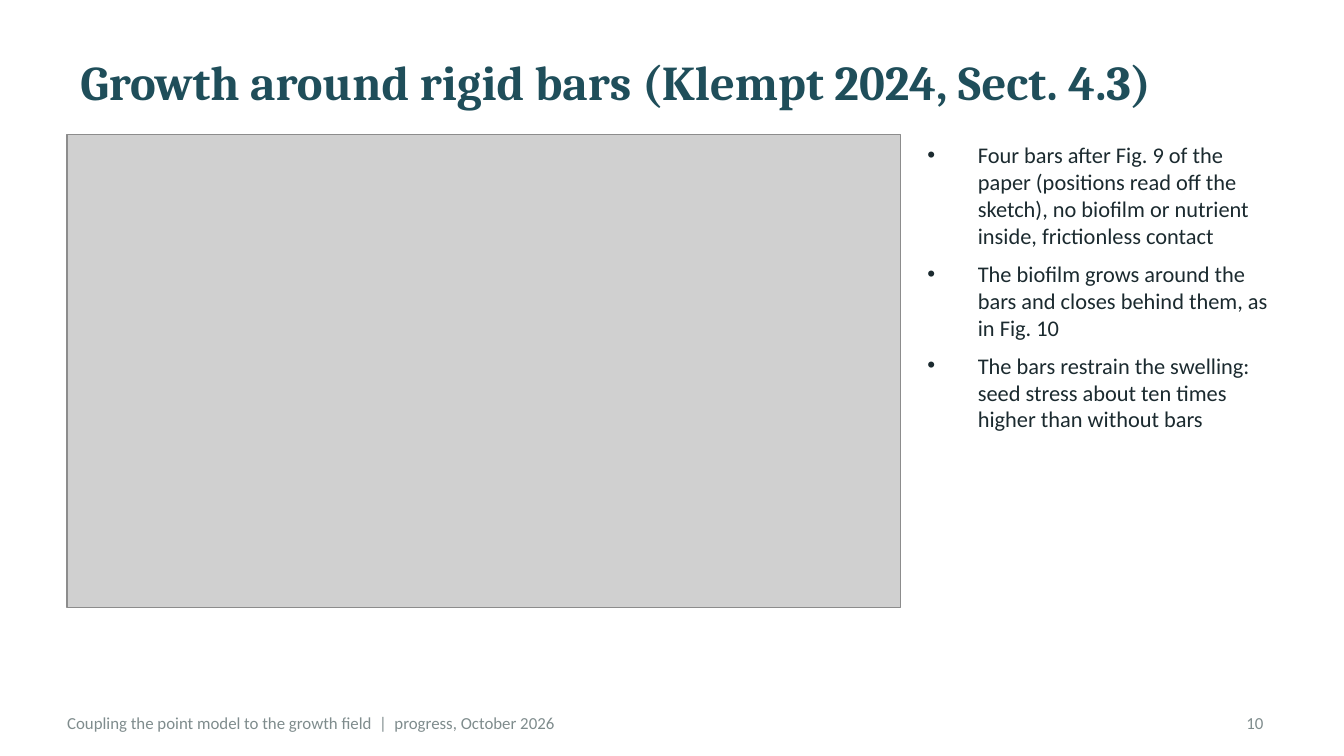
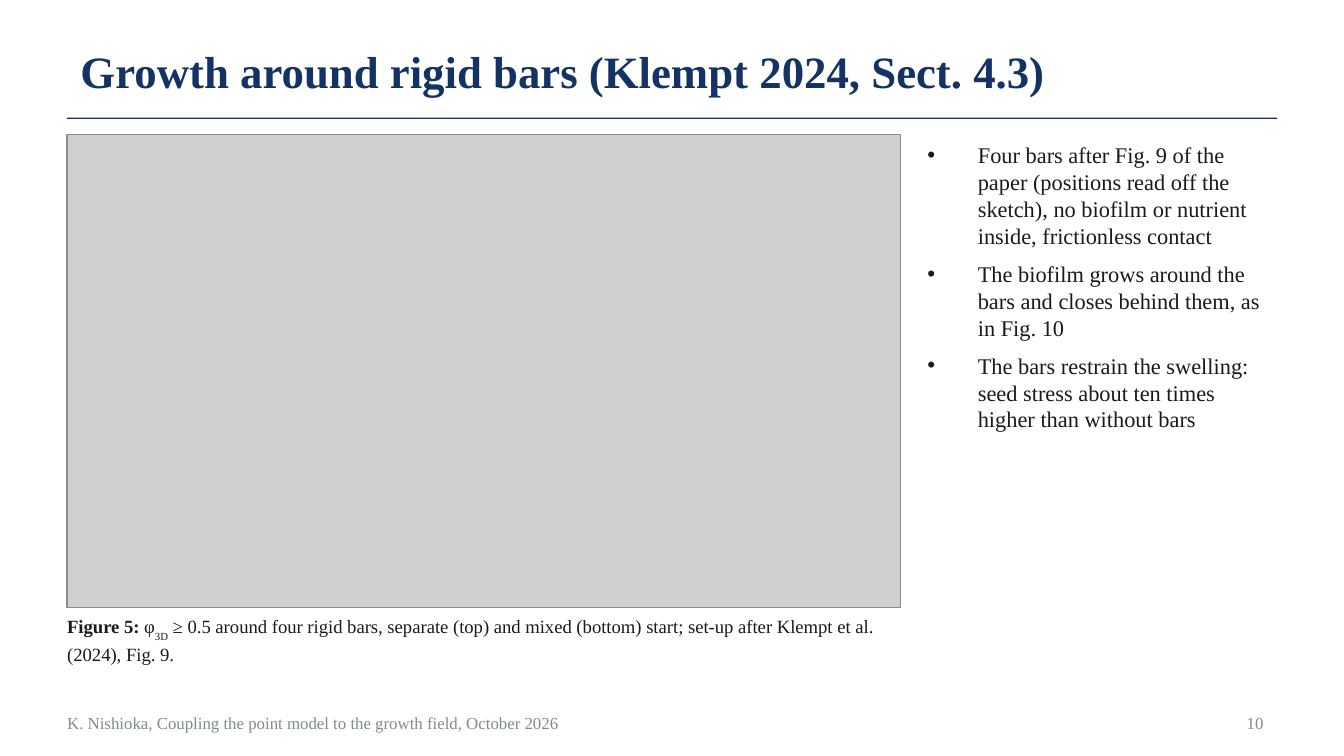
Before and after one commit to keisuke58/pde-fem-biofilm, a slide deck: slide 10 of slides_progress_2026-10.pptx. Drawn at 1344x756 pixels with LibreOffice and Linux fonts; fonts in the diff are those of the drawing; grey boxes stand for pictures. Boxes give left, top, right and bottom in pixels: in the first picture for what was removed or moved away, otherwise in the second. Text is boxed around its words. In the diff, an @@ line names an element or a change of style, - is before the commit and + after.

Commit message:
Progress deck (pptx) in the thesis style: Times, numbered captions, references

```diff
--- a/slides_progress_2026-10.pptx
+++ b/slides_progress_2026-10.pptx
@@ title "Growth around rigid bars (Klempt ...": place and size @@
-title "Growth around rigid bars (Klempt ..." at box(80, 64, 1150, 110)
+title "Growth around rigid bars (Klempt ..." at box(80, 57, 1044, 98)
@@ title "Growth around rigid bars (Klempt ..." at box(80, 57, 1044, 98): size 26 to 24 pt, font Cambria to Times New Roman, text colour #1F4E5A to #143264 @@
@@ line added from (67, 118) to (1277, 118), #143264 0.75 pt @@
@@ text "Four bars after Fig. 9 ..." at box(978, 147, 1260, 432): font Calibri to Times New Roman, text colour #1B2A2F to #1A1A1A @@
@@ text added at box(67, 620, 873, 665), 10 pt, text #1A1A1A @@
+Figure 5: φ3D ≥ 0.5 around four rigid bars, separate (top) and mixed (bottom) start; set-up after Klempt et al. (2024), Fig. 9.
@@ text at box(67, 717, 559, 733): text changed; font Calibri to Times New Roman @@
-Coupling the point model to the growth field | progress, October 2026
+K. Nishioka, Coupling the point model to the growth field, October 2026
@@ page number at box(1247, 718, 1264, 729): font Calibri to Times New Roman @@
```
Also in this commit, not shown: 13 other slides changed, 1 slide added.
